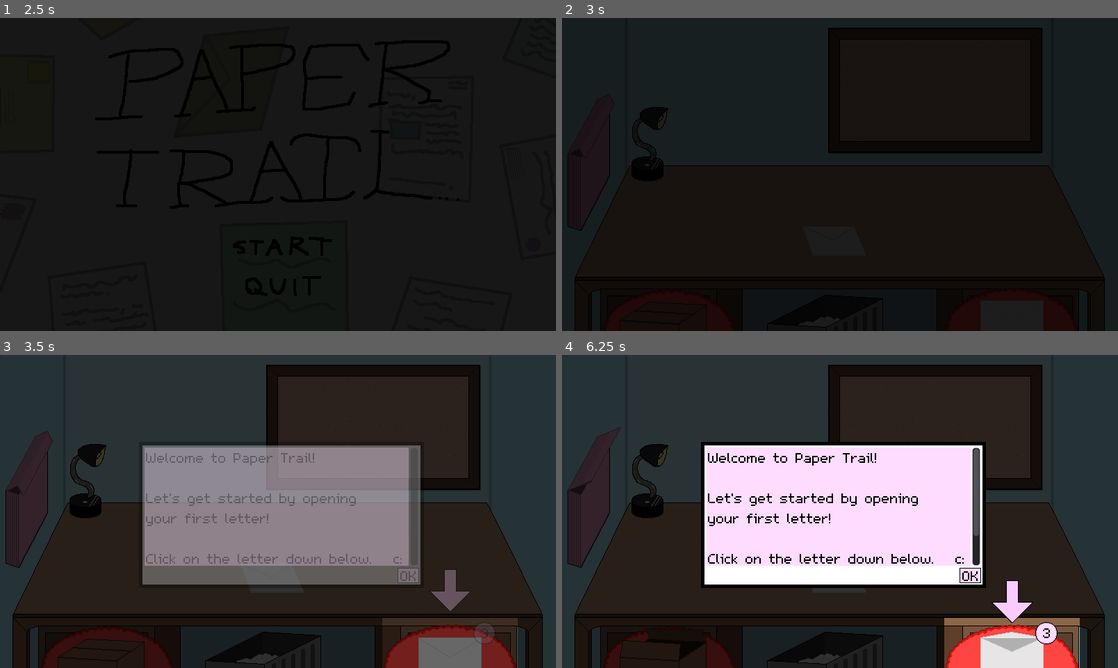
Above: before the commit, frames 1-4 (two rows, left to right).
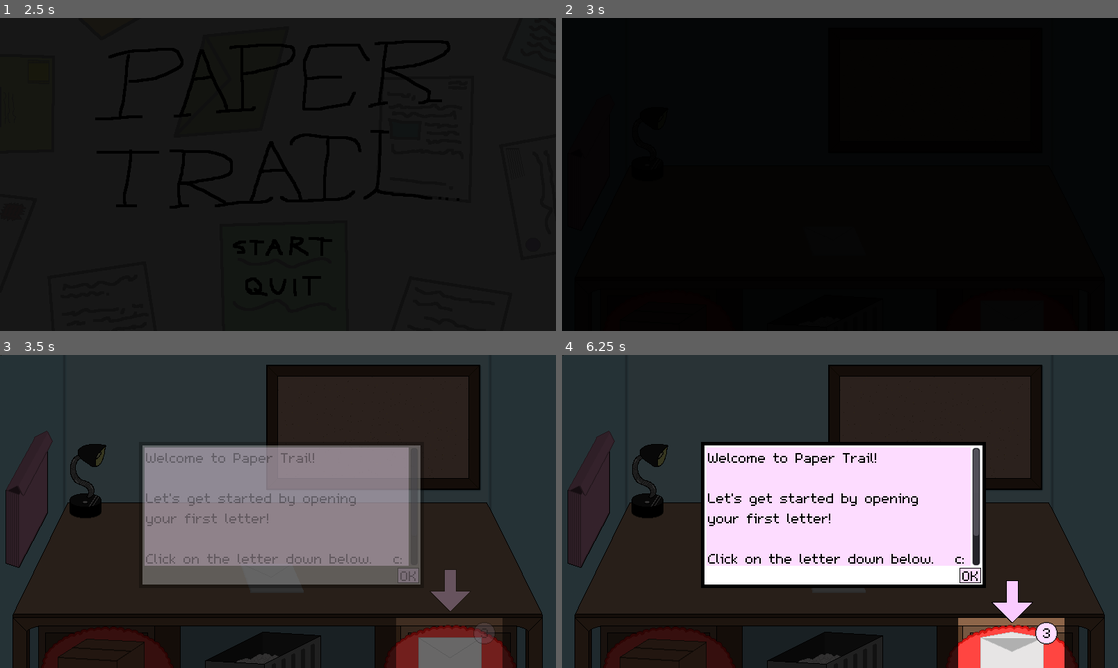
Above: after the commit, the same moments.

Repository: mayalunaa/Paper-Trail
Game: Godot game, scene res://Scenes/Title.tscn
Same seed, same stepped clock (60 frames per second), same inputs: the game is played once before the commit and once after it.
Inputs (mouse positions are in pixels of both pictures, inside the frame that each line leads up to):
- Up to frame 1 (2.5 s): tap Enter at 0.5 s; move the mouse to (283, 246) at 0.52 s; click (283, 246) at 0.67 s; move the mouse to (283, 287) at 1.27 s; click (283, 287) at 1.42 s; move the mouse to (333, 105) at 2.02 s; click (333, 105) at 2.17 s
- Up to frame 2 (3 s): move the mouse to (934, 89) at 2.77 s; click (934, 89) at 2.92 s
- Up to frame 3 (3.5 s): no input
- Up to frame 4 (6.25 s): move the mouse to (823, 649) at 3.52 s; click (823, 649) at 3.67 s; move the mouse to (589, 498) at 4.27 s; click (589, 498) at 4.42 s; move the mouse to (1012, 652) at 5.02 s; click (1012, 652) at 5.17 s; move the mouse to (662, 652) at 5.77 s; click (662, 652) at 5.92 s

Frame 1 is identical in both runs. In frame 2, 37% of the frame differs, in the area x 0-100%, y 0-100%; in frame 3, 0.5%; in frame 4, 1.3%.
Error before the commit: Invalid get index 'text' (on base: 'null instance'). (res://GDScript/Letter.gd:16)
Error after the commit: Invalid get index 'text' (on base: 'null instance'). (res://GDScript/Letter.gd:15)

Commit message:
When letter clicked, the message fades in
Also fixed a bug where you could interact with objects behind the black screen fade

Diff:
--- a/GDScript/Letter.gd
+++ b/GDScript/Letter.gd
@@ -4,7 +4,6 @@
 var lettersprite
 var remaining
 var root
-
 var textBox
 var textArea
 var textBoxFadeIn = false
@@ -45,6 +44,8 @@
 	lettersprite.frame = min(lettersprite.frame + 1, 5)
 
 	if event.is_pressed():
+
+		# If the letter is pressed when the tutorial message is showing
 		if textArea.get_node("Letter0").visible == true:
 			root.get_node("LetterFade").play("LetterFadeAway")
 			textArea.get_node("Letter0").visible = false
@@ -52,6 +53,7 @@
 			if textBox.modulate.a == 0:
 				textBoxFadeIn = true
 
+		# If the letter is pressed and there are letters remaining
 		if remaining != 0:
 			var textpath = "TextBox/Border/Inner/Scroll/TextArea/"
 			var textbox = root.get_node(textpath)
@@ -59,10 +61,11 @@
 			var letterpath = textpath + "Letter" + String(letternum)
 			root.get_node(textpath + "Letter" + String(letternum-1)).visible = false
 			root.get_node(letterpath).visible = true
-			root.get_node("TextBox").visible = true
-			root.get_node("TextBox").modulate.a = 1
+			textBoxFadeIn = true
+			textBox.visible = true
 			root.get_node("LetterAmount").visible = true
 			root.get_node("LetterAmount").modulate.a = 1
 
+		# If there are no more letters left, make the amount indicator invisible
 		else:
 			root.get_node("LetterAmount").visible = false
--- a/Scenes/Tutorial.tscn
+++ b/Scenes/Tutorial.tscn
@@ -144,7 +144,7 @@
 "values": [ Color( 0, 0, 0, 0.784314 ), Color( 0, 0, 0, 0 ) ]
 }
 tracks/3/type = "value"
-tracks/3/path = NodePath("../../../Arrow:modulate")
+tracks/3/path = NodePath("../Black5:color")
 tracks/3/interp = 1
 tracks/3/loop_wrap = true
 tracks/3/imported = false
@@ -153,15 +153,123 @@
 "times": PoolRealArray( 0, 1 ),
 "transitions": PoolRealArray( 1, 1 ),
 "update": 0,
-"values": [ Color( 1, 1, 1, 1 ), Color( 1, 1, 1, 0 ) ]
+"values": [ Color( 0, 0, 0, 0.784314 ), Color( 0, 0, 0, 0 ) ]
 }
 tracks/4/type = "value"
-tracks/4/path = NodePath("../../../LetterAmount:modulate")
+tracks/4/path = NodePath("../Black6:color")
 tracks/4/interp = 1
 tracks/4/loop_wrap = true
 tracks/4/imported = false
-tracks/4/enabled = false
+tracks/4/enabled = true
 tracks/4/keys = {
+"times": PoolRealArray( 0, 1 ),
+"transitions": PoolRealArray( 1, 1 ),
+"update": 0,
+"values": [ Color( 0, 0, 0, 0.784314 ), Color( 0, 0, 0, 0 ) ]
+}
+tracks/5/type = "value"
+tracks/5/path = NodePath("../Black7:color")
+tracks/5/interp = 1
+tracks/5/loop_wrap = true
+tracks/5/imported = false
+tracks/5/enabled = true
+tracks/5/keys = {
+"times": PoolRealArray( 0, 1 ),
+"transitions": PoolRealArray( 1, 1 ),
+"update": 0,
+"values": [ Color( 0, 0, 0, 0.784314 ), Color( 0, 0, 0, 0 ) ]
+}
+tracks/6/type = "value"
+tracks/6/path = NodePath(".:visible")
+tracks/6/interp = 1
+tracks/6/loop_wrap = true
+tracks/6/imported = false
+tracks/6/enabled = true
+tracks/6/keys = {
+"times": PoolRealArray( 0, 1 ),
+"transitions": PoolRealArray( 1, 1 ),
+"update": 1,
+"values": [ true, false ]
+}
+tracks/7/type = "value"
+tracks/7/path = NodePath("../Black2:visible")
+tracks/7/interp = 1
+tracks/7/loop_wrap = true
+tracks/7/imported = false
+tracks/7/enabled = true
+tracks/7/keys = {
+"times": PoolRealArray( 0, 1 ),
+"transitions": PoolRealArray( 1, 1 ),
+"update": 1,
+"values": [ true, false ]
+}
+tracks/8/type = "value"
+tracks/8/path = NodePath("../Black3:visible")
+tracks/8/interp = 1
+tracks/8/loop_wrap = true
+tracks/8/imported = false
+tracks/8/enabled = true
+tracks/8/keys = {
+"times": PoolRealArray( 0, 1 ),
+"transitions": PoolRealArray( 1, 1 ),
+"update": 1,
+"values": [ true, false ]
+}
+tracks/9/type = "value"
+tracks/9/path = NodePath("../Black5:visible")
+tracks/9/interp = 1
+tracks/9/loop_wrap = true
+tracks/9/imported = false
+tracks/9/enabled = true
+tracks/9/keys = {
+"times": PoolRealArray( 0, 1 ),
+"transitions": PoolRealArray( 1, 1 ),
+"update": 1,
+"values": [ true, false ]
+}
+tracks/10/type = "value"
+tracks/10/path = NodePath("../Black6:visible")
+tracks/10/interp = 1
+tracks/10/loop_wrap = true
+tracks/10/imported = false
+tracks/10/enabled = true
+tracks/10/keys = {
+"times": PoolRealArray( 0, 1 ),
+"transitions": PoolRealArray( 1, 1 ),
+"update": 1,
+"values": [ true, false ]
+}
+tracks/11/type = "value"
+tracks/11/path = NodePath("../Black7:visible")
+tracks/11/interp = 1
+tracks/11/loop_wrap = true
+tracks/11/imported = false
+tracks/11/enabled = true
+tracks/11/keys = {
+"times": PoolRealArray( 0, 1 ),
+"transitions": PoolRealArray( 1, 1 ),
+"update": 1,
+"values": [ true, false ]
+}
+tracks/12/type = "value"
+tracks/12/path = NodePath("../../../Arrow:modulate")
+tracks/12/interp = 1
+tracks/12/loop_wrap = true
+tracks/12/imported = false
+tracks/12/enabled = true
+tracks/12/keys = {
+"times": PoolRealArray( 0, 1 ),
+"transitions": PoolRealArray( 1, 1 ),
+"update": 0,
+"values": [ Color( 1, 1, 1, 1 ), Color( 1, 1, 1, 0 ) ]
+}
+tracks/13/type = "value"
+tracks/13/path = NodePath("../../../LetterAmount:modulate")
+tracks/13/interp = 1
+tracks/13/loop_wrap = true
+tracks/13/imported = false
+tracks/13/enabled = false
+tracks/13/keys = {
 "times": PoolRealArray( 0, 1 ),
 "transitions": PoolRealArray( 1, 1 ),
 "update": 0,
@@ -254,6 +362,114 @@
 "update": 0,
 "values": [ Color( 1, 1, 1, 0 ) ]
 }
+tracks/7/type = "value"
+tracks/7/path = NodePath("../Black5:color")
+tracks/7/interp = 1
+tracks/7/loop_wrap = true
+tracks/7/imported = false
+tracks/7/enabled = true
+tracks/7/keys = {
+"times": PoolRealArray( 0 ),
+"transitions": PoolRealArray( 1 ),
+"update": 0,
+"values": [ Color( 0, 0, 0, 0.784314 ) ]
+}
+tracks/8/type = "value"
+tracks/8/path = NodePath("../Black6:color")
+tracks/8/interp = 1
+tracks/8/loop_wrap = true
+tracks/8/imported = false
+tracks/8/enabled = true
+tracks/8/keys = {
+"times": PoolRealArray( 0 ),
+"transitions": PoolRealArray( 1 ),
+"update": 0,
+"values": [ Color( 0, 0, 0, 0.784314 ) ]
+}
+tracks/9/type = "value"
+tracks/9/path = NodePath("../Black7:color")
+tracks/9/interp = 1
+tracks/9/loop_wrap = true
+tracks/9/imported = false
+tracks/9/enabled = true
+tracks/9/keys = {
+"times": PoolRealArray( 0 ),
+"transitions": PoolRealArray( 1 ),
+"update": 0,
+"values": [ Color( 0, 0, 0, 0.784314 ) ]
+}
+tracks/10/type = "value"
+tracks/10/path = NodePath(".:visible")
+tracks/10/interp = 1
+tracks/10/loop_wrap = true
+tracks/10/imported = false
+tracks/10/enabled = true
+tracks/10/keys = {
+"times": PoolRealArray( 0 ),
+"transitions": PoolRealArray( 1 ),
+"update": 0,
+"values": [ true ]
+}
+tracks/11/type = "value"
+tracks/11/path = NodePath("../Black2:visible")
+tracks/11/interp = 1
+tracks/11/loop_wrap = true
+tracks/11/imported = false
+tracks/11/enabled = true
+tracks/11/keys = {
+"times": PoolRealArray( 0 ),
+"transitions": PoolRealArray( 1 ),
+"update": 0,
+"values": [ true ]
+}
+tracks/12/type = "value"
+tracks/12/path = NodePath("../Black3:visible")
+tracks/12/interp = 1
+tracks/12/loop_wrap = true
+tracks/12/imported = false
+tracks/12/enabled = true
+tracks/12/keys = {
+"times": PoolRealArray( 0 ),
+"transitions": PoolRealArray( 1 ),
+"update": 0,
+"values": [ true ]
+}
+tracks/13/type = "value"
+tracks/13/path = NodePath("../Black5:visible")
+tracks/13/interp = 1
+tracks/13/loop_wrap = true
+tracks/13/imported = false
+tracks/13/enabled = true
+tracks/13/keys = {
+"times": PoolRealArray( 0 ),
+"transitions": PoolRealArray( 1 ),
+"update": 0,
+"values": [ true ]
+}
+tracks/14/type = "value"
+tracks/14/path = NodePath("../Black6:visible")
+tracks/14/interp = 1
+tracks/14/loop_wrap = true
+tracks/14/imported = false
+tracks/14/enabled = true
+tracks/14/keys = {
+"times": PoolRealArray( 0 ),
+"transitions": PoolRealArray( 1 ),
+"update": 0,
+"values": [ true ]
+}
+tracks/15/type = "value"
+tracks/15/path = NodePath("../Black7:visible")
+tracks/15/interp = 1
+tracks/15/loop_wrap = true
+tracks/15/imported = false
+tracks/15/enabled = true
+tracks/15/keys = {
+"times": PoolRealArray( 0 ),
+"transitions": PoolRealArray( 1 ),
+"update": 0,
+"values": [ true ]
+}
 
 [sub_resource type="DynamicFont" id=7]
 size = 32
@@ -394,33 +610,52 @@
 script = ExtResource( 12 )
 
 [node name="LetterBorder" type="Node2D" parent="LetterFade"]
-visible = false
 
 [node name="Black" type="ColorRect" parent="LetterFade/LetterBorder"]
-margin_left = 745.0
+margin_left = 608.0
+margin_top = 304.0
+margin_right = 723.0
+margin_bottom = 377.0
+color = Color( 0, 0, 0, 0.784314 )
+
+[node name="Black2" type="ColorRect" parent="LetterFade/LetterBorder"]
+margin_right = 570.0
+margin_bottom = 450.0
+color = Color( 0, 0, 0, 0.784314 )
+
+[node name="Black3" type="ColorRect" parent="LetterFade/LetterBorder"]
+margin_left = 570.0
 margin_right = 800.0
+margin_bottom = 304.0
+color = Color( 0, 0, 0, 0.784314 )
+
+[node name="Black4" type="ColorRect" parent="LetterFade/LetterBorder"]
+margin_left = 570.0
+margin_top = 377.0
+margin_right = 723.0
 margin_bottom = 450.0
 mouse_filter = 2
 color = Color( 0, 0, 0, 0.784314 )
 
-[node name="Black2" type="ColorRect" parent="LetterFade/LetterBorder"]
-margin_right = 550.0
+[node name="Black5" type="ColorRect" parent="LetterFade/LetterBorder"]
+margin_left = 723.0
+margin_top = 304.0
+margin_right = 800.0
 margin_bottom = 450.0
-mouse_filter = 2
 color = Color( 0, 0, 0, 0.784314 )
 
-[node name="Black3" type="ColorRect" parent="LetterFade/LetterBorder"]
-margin_left = 550.0
-margin_right = 745.0
+[node name="Black6" type="ColorRect" parent="LetterFade/LetterBorder"]
+margin_left = 570.0
+margin_top = 331.0
+margin_right = 608.0
 margin_bottom = 377.0
-mouse_filter = 2
 color = Color( 0, 0, 0, 0.784314 )
 
-[node name="Black4" type="ColorRect" parent="LetterFade/LetterBorder"]
-margin_left = 550.0
-margin_top = 378.0
-margin_right = 745.0
-margin_bottom = 450.0
+[node name="Black7" type="ColorRect" parent="LetterFade/LetterBorder"]
+margin_left = 570.0
+margin_top = 304.0
+margin_right = 608.0
+margin_bottom = 331.0
 mouse_filter = 2
 color = Color( 0, 0, 0, 0.784314 )
 
